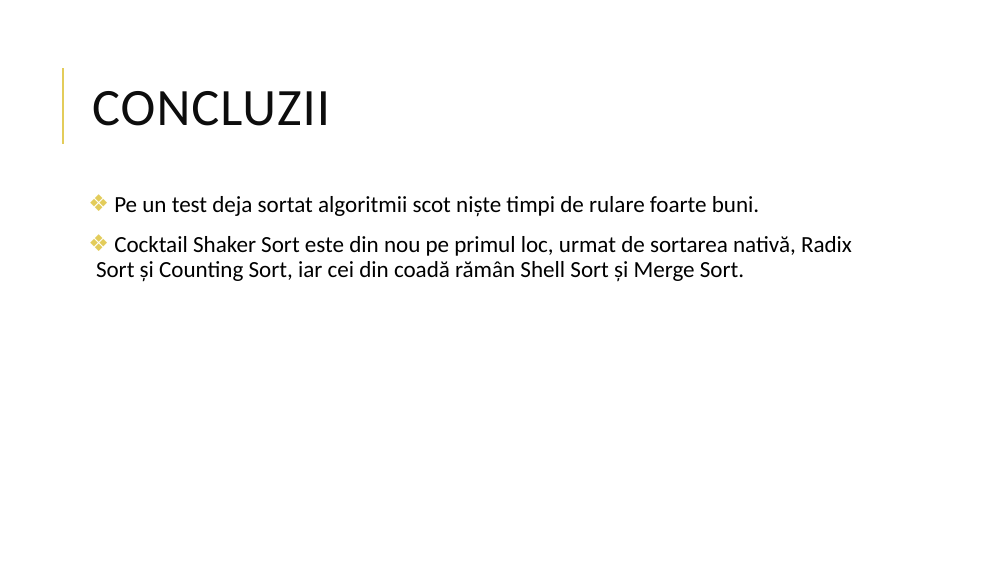
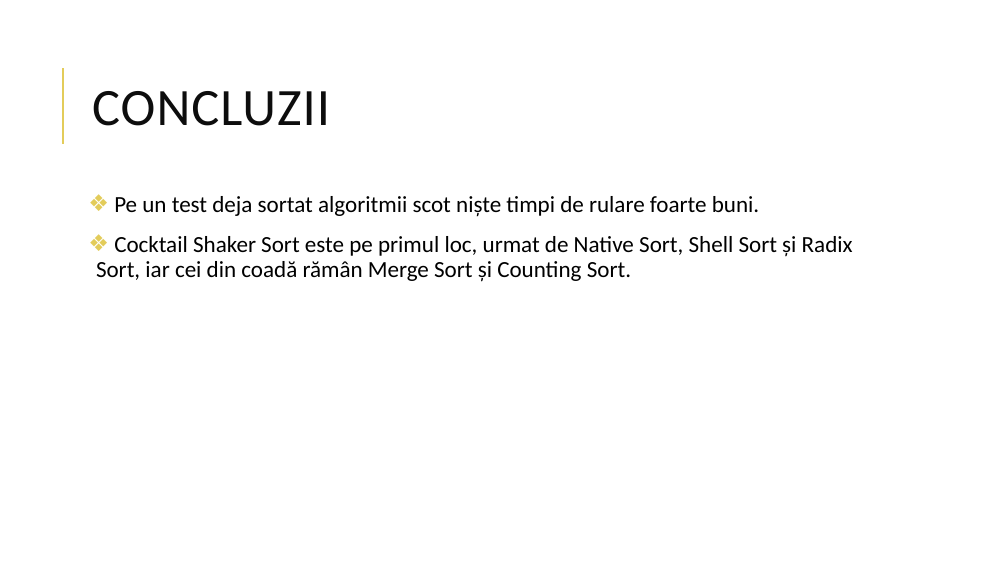
Before and after one commit to ralucarogoza/SD, a slide deck: slide 16 of prezentare.pptx. Drawn at 1008x567 pixels with LibreOffice and Linux fonts; fonts in the diff are those of the drawing. Boxes give left, top, right and bottom in pixels: in the first picture for what was removed or moved away, otherwise in the second. Text is boxed around its words. In the diff, an @@ line names an element or a change of style, - is before the commit and + after.

```diff
--- a/prezentare.pptx
+++ b/prezentare.pptx
@@ text at (x1=96, y1=236, x2=853, y2=282): text changed @@
-❖ Cocktail Shaker Sort este din nou pe primul loc, urmat de sortarea nativă, Radix Sort și Counting Sort, iar cei din coadă rămân Shell Sort și Merge Sort.
+❖ Cocktail Shaker Sort este pe primul loc, urmat de Native Sort, Shell Sort și Radix Sort, iar cei din coadă rămân Merge Sort și Counting Sort.
```
Also in this commit, not shown: 7 other slides changed.
